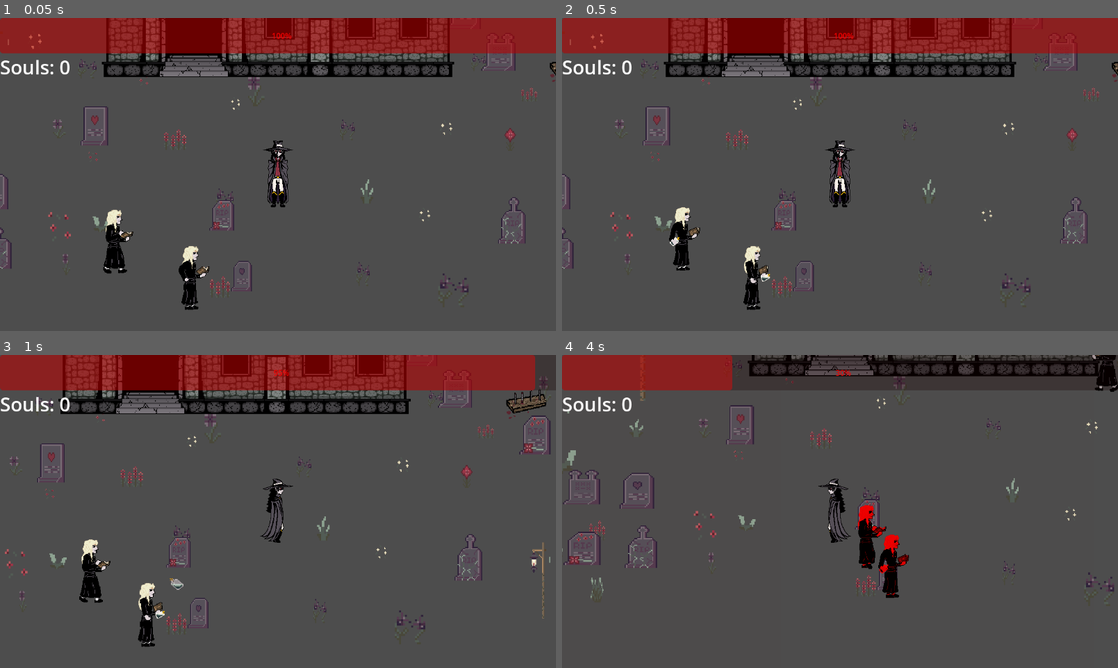
Above: before the commit, frames 1-4 (two rows, left to right).
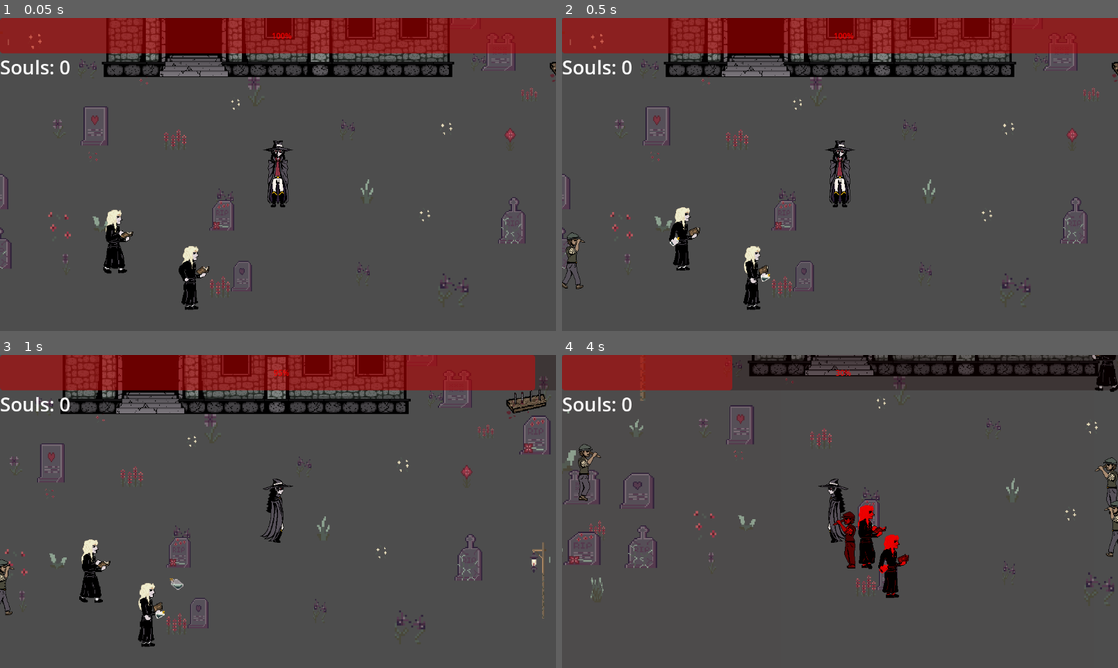
Above: after the commit, the same moments.

Repository: minakaragoz/Blood_Reign
Game: Godot game, scene res://Levels/church_level.tscn
Two runs of this game, one before a commit and one after it. Both use one fixed random seed, a clock stepped at 60 frames per second and the inputs below. This scene is started directly instead of the project's main scene. Sound files missing from this copy of the repository are replaced by a short silence.
Inputs (mouse positions are in pixels of both pictures, inside the frame that each line leads up to):
- Up to frame 1 (0.05 s): no input
- Up to frame 2 (0.5 s): no input
- Up to frame 3 (1 s): move the mouse to (400, 495) at 0.52 s; hold Right (ui_right) from 0.53 s (still down); tap Space (bite) at 0.6 s; click (400, 495) at 0.67 s; tap C (claw) at 0.8 s
- Up to frame 4 (4 s): move the mouse to (728, 527) at 1.27 s; release Right (ui_right) at 1.28 s; hold Down (ui_down) 1.28-2.03 s; tap C (claw) at 1.35, 3.05 s; tap Shift (dash) at 1.55, 2.1, 3.8 s; move the mouse to (895, 442) at 2.02 s; hold Right (ui_right) 2.03-2.78 s; tap Space (bite) at 2.3, 3.6 s; move the mouse to (812, 574) at 2.77 s; hold Up (ui_up) 2.78-3.53 s; tap X (bat_form) at 2.85 s; click (812, 574) at 2.92 s; move the mouse to (1006, 558) at 3.52 s; hold Left (ui_left) from 3.53 s (still down)

Frame 1 is identical in both runs. In frame 2, 0.2% of the frame differs, in the area x 0-5%, y 68-87%; in frame 3, 0.1%; in frame 4, 0.9%, in the area x 2-100%, y 28-69%.

Commit message:
added villagers to church level

Diff:
--- a/DeathScreen.tscn
+++ b/DeathScreen.tscn
@@ -39,5 +39,5 @@
 
 [node name="AudioStreamPlayer2D" type="AudioStreamPlayer2D" parent="."]
 stream = ExtResource("3_gircr")
-volume_db = 10.133
+volume_db = 24.0
 autoplay = true
--- a/Levels/church_level.tscn
+++ b/Levels/church_level.tscn
@@ -8,6 +8,7 @@
 [ext_resource type="PackedScene" uid="uid://dvrqrim3rhvb7" path="res://Traps/bearTrap.tscn" id="6_8onno"]
 [ext_resource type="PackedScene" uid="uid://6sdioymgr8o0" path="res://spikeTrap.tscn" id="7_ojf52"]
 [ext_resource type="AudioStream" uid="uid://b0jcrbp125r6i" path="res://sounds/Copy of old-church-bell.wav" id="8_nudri"]
+[ext_resource type="PackedScene" uid="uid://7plrfi08xwim" path="res://characters/villager.tscn" id="9_5wd53"]
 
 [sub_resource type="LabelSettings" id="LabelSettings_eicmj"]
 font_size = 40
@@ -124,3 +125,33 @@
 position = Vector2(-2, 0)
 stream = ExtResource("8_nudri")
 autoplay = true
+
+[node name="Villager" parent="." instance=ExtResource("9_5wd53")]
+position = Vector2(-1860, -790)
+
+[node name="Villager2" parent="." instance=ExtResource("9_5wd53")]
+position = Vector2(-1348, -662)
+
+[node name="Villager3" parent="." instance=ExtResource("9_5wd53")]
+position = Vector2(-2018, 633)
+
+[node name="Villager4" parent="." instance=ExtResource("9_5wd53")]
+position = Vector2(-1265, 1040)
+
+[node name="Villager5" parent="." instance=ExtResource("9_5wd53")]
+position = Vector2(1341, -820)
+
+[node name="Villager6" parent="." instance=ExtResource("9_5wd53")]
+position = Vector2(1386, -338)
+
+[node name="Villager7" parent="." instance=ExtResource("9_5wd53")]
+position = Vector2(1537, 204)
+
+[node name="Villager8" parent="." instance=ExtResource("9_5wd53")]
+position = Vector2(-670, -993)
+
+[node name="Villager9" parent="." instance=ExtResource("9_5wd53")]
+position = Vector2(1642, 769)
+
+[node name="Villager10" parent="." instance=ExtResource("9_5wd53")]
+position = Vector2(1785, -790)
--- a/characters/priest.gd
+++ b/characters/priest.gd
@@ -1,130 +1,157 @@
 extends CharacterBody2D
-
 
 @export var chase_speed: float = 240.0
 @export var attack_interval: float = 1.0
 @export var ally_attack_damage := 30
-signal enemy_died
 @export var speed := 130
 @export var attack_range := 700
 @export var attack_cooldown := 2.0
 @export var projectile_scene: PackedScene
 @export var health := 100
-var last_hit_type: String = "" #! added
+signal enemy_died
+var last_hit_type: String = ""
 
-const SOUL_SCENE = preload("res://Enemy fragments/soul_fragment.tscn") #! added
-const BLOOD_SCENE = preload("res://Enemy fragments/blood_packages.tscn") #! added
+const SOUL_SCENE = preload("res://Enemy fragments/soul_fragment.tscn")
+const BLOOD_SCENE = preload("res://Enemy fragments/blood_packages.tscn")
 
 var player
 var can_attack := true
-
 var bonded_to_player: bool = false
 var bonded_player: Node = null
 var target_enemy: Node = null
 var ally_attack_cooldown := 0.0
+var ally_target: Node = null
 
 func _ready():
-
 	add_to_group("enemies")
 	player = get_tree().get_first_node_in_group("player")
 	$AnimatedSprite2D.play("walk")
+	$AnimatedSprite2D.animation_finished.connect(_on_AnimatedSprite2D_animation_finished)
 
 func _physics_process(delta):
 	if bonded_to_player:
 		_process_as_ally(delta)
 		return
 
-
-
+	if not is_instance_valid(player):
+		return
 
 	var distance = global_position.distance_to(player.global_position)
-
-	# --- WALK ---
 	if distance > attack_range:
 		var dir = (player.global_position - global_position).normalized()
 		velocity = dir * speed
 		move_and_slide()
 		_update_facing()
-
 		if $AnimatedSprite2D.animation != "walk":
 			$AnimatedSprite2D.play("walk")
-
-	# --- ATTACK ---
 	else:
 		velocity = Vector2.ZERO
 		move_and_slide()
-
 		if can_attack:
 			_start_attack()
 
+func _process_as_ally(delta: float) -> void:
+	$AnimatedSprite2D.modulate = Color(0.6, 1.0, 0.6)
+	if not is_instance_valid(bonded_player):
+		return
+
+	# Find the closest enemy
+	var enemies = get_tree().get_nodes_in_group("enemies")
+	var closest_enemy: Node = null
+	var closest_dist := INF
+
+	for e in enemies:
+		if e == self or not e.is_inside_tree():
+			continue
+		var d = global_position.distance_to(e.global_position)
+		if d < closest_dist:
+			closest_enemy = e
+			closest_dist = d
+
+	ally_target = closest_enemy
+
+	if ally_target:
+		var distance = global_position.distance_to(ally_target.global_position)
+		if distance > attack_range:
+			var dir = (ally_target.global_position - global_position).normalized()
+			velocity = dir * chase_speed
+			move_and_slide()
+			_update_facing()
+			if $AnimatedSprite2D.animation != "walk":
+				$AnimatedSprite2D.play("walk")
+		else:
+			velocity = Vector2.ZERO
+			move_and_slide()
+			if ally_attack_cooldown <= 0 and $AnimatedSprite2D.animation != "throw":
+				$AnimatedSprite2D.play("throw")
+				ally_attack_cooldown = attack_interval
+	else:
+		# Follow player if no enemies
+		var follow_dir = bonded_player.global_position - global_position
+		if follow_dir.length() > 40:
+			velocity = follow_dir.normalized() * chase_speed
+		move_and_slide()
+
+	ally_attack_cooldown -= delta
+
 func _start_attack():
 	_update_facing()
-	if bonded_to_player:
-		return
-
 	can_attack = false
 	$AnimatedSprite2D.play("throw")
 
-# CALLED WHEN THROW ANIMATION ENDS
 func _on_AnimatedSprite2D_animation_finished():
-		if bonded_to_player:
-			return
-		print("Throw animation finished. Attempting to spawn projectile.")
-
-		_spawn_projectile()
-		await get_tree().create_timer(attack_cooldown).timeout
-		can_attack = true
-		$AnimatedSprite2D.play("walk")
-
-func _spawn_projectile():
-	if bonded_to_player:
+	if $AnimatedSprite2D.animation != "throw":
 		return
 
+	if bonded_to_player:
+		if not is_instance_valid(ally_target):
+			return
+		_spawn_projectile(true)
+	else:
+		_spawn_projectile(false)
+		await get_tree().create_timer(attack_cooldown).timeout
+
+	can_attack = true
+	$AnimatedSprite2D.play("walk")
+
+func _spawn_projectile(is_ally: bool):
 	if not projectile_scene:
-		push_warning("Projectile scene is not assigned!")
 		return
+	var projectile = projectile_scene.instantiate()
+	if not is_instance_valid(projectile):
+		return
+
+	var dir: Vector2
+	if is_ally:
+		if not is_instance_valid(ally_target):
+			return
+		dir = (ally_target.global_position - global_position).normalized()
+		projectile.damage = ally_attack_damage
 	else:
-		print("Projectile scene is correctly assigned.")  # Debug check
+		dir = (player.global_position - global_position).normalized()
 
-	var projectile = projectile_scene.instantiate()
-
-	if not is_instance_valid(projectile):
-		push_warning("Projectile instantiation failed!")  # Check if the instantiation is valid
-		return
-	else:
-		print("Projectile instantiated successfully.")  # Debug check
-
-	var dir = (player.global_position - global_position).normalized()
 	projectile.global_position = $ProjectileSpawn.global_position
 	projectile.direction = dir
-
-	# Add the projectile to the scene
 	get_parent().add_child(projectile)
-	print("Projectile added to the scene.")  # Debug check
 
 func _flash_damage():
-	# Change all sprites to red
 	$AnimatedSprite2D.modulate = Color(1, 0, 0)
-	# Wait a short time, then reset to white
 	await get_tree().create_timer(0.15).timeout
-	$AnimatedSprite2D.modulate = Color(1, 1, 1)
+	$AnimatedSprite2D.modulate = Color(0.6, 1.0, 0.6) if bonded_to_player else Color(1,1,1)
 
 func take_damage(amount: int, attack_type: String = ""):
 	health -= amount
-	print("Priest took ", amount, " damage from ", attack_type)
 	last_hit_type = attack_type
 	_flash_damage()
 	if health <= 0:
 		die()
 
-
 func die():
 	emit_signal("enemy_died")
-	_drop_loot() #! added
+	_drop_loot()
 	queue_free()
 
-
-func _drop_loot() -> void: #! added
+func _drop_loot() -> void:
 	if last_hit_type == "bite":
 		if SOUL_SCENE:
 			var soul = SOUL_SCENE.instantiate()
@@ -132,74 +159,23 @@
 			get_parent().add_child(soul)
 	elif last_hit_type == "claw":
 		if BLOOD_SCENE:
-			var offsets = [
-				Vector2(-24, -16),
-				Vector2(24, -8),
-				Vector2(0, 24)
-			]
+			var offsets = [Vector2(-24,-16), Vector2(24,-8), Vector2(0,24)]
 			for offset in offsets:
 				var blood = BLOOD_SCENE.instantiate()
-				blood.global_position = global_position + offset + Vector2(randf_range(-4, 4), randf_range(-4, 4))
+				blood.global_position = global_position + offset + Vector2(randf_range(-4,4), randf_range(-4,4))
 				get_parent().add_child(blood)
-
-
-func _process_as_ally(delta: float) -> void:
-	velocity = Vector2.ZERO
-
-
-	if not is_instance_valid(bonded_player):
-		return
-
-	var ally_chase_speed = chase_speed * 1.3
-	var attack_damage = 50
-
-	var enemies = get_tree().get_nodes_in_group("enemies")
-	var closest_enemy: Node = null
-	var closest_dist := 9999.0
-
-	for e in enemies:
-		if e == self or not e.is_inside_tree():
-			continue
-		var d = global_position.distance_to(e.global_position)
-		if d < closest_dist and d < 200:
-			closest_enemy = e
-			closest_dist = d
-
-	if closest_enemy:
-
-		var chase_dir = (closest_enemy.global_position - global_position).normalized()
-		velocity = chase_dir * ally_chase_speed
-
-		ally_attack_cooldown -= delta
-		if closest_dist <= 24 and ally_attack_cooldown <= 0:
-			if closest_enemy.has_method("take_damage"):
-				print("Ally priest attacking enemy:", closest_enemy.name)
-				closest_enemy.take_damage(attack_damage)
-				ally_attack_cooldown = attack_interval
-	else:
-		var follow_dir = bonded_player.global_position - global_position
-
-		if follow_dir.length() > 40:
-			velocity = follow_dir.normalized() * ally_chase_speed
-
-	move_and_slide()
-
 
 func convert_to_ally(player_node: Node) -> void:
 	if bonded_to_player:
 		return
-
 	bonded_to_player = true
 	bonded_player = player_node
-
 	remove_from_group("enemies")
 	add_to_group("allies")
-	can_attack = false # stop priest attack mode
-
-	print("Priest converted to ally")
+	can_attack = false
 
 func _update_facing():
 	if velocity.x > 5:
-		$AnimatedSprite2D.flip_h = false  # facing right
+		$AnimatedSprite2D.flip_h = false
 	elif velocity.x < -5:
-		$AnimatedSprite2D.flip_h = true   # facing l
+		$AnimatedSprite2D.flip_h = true
--- a/global_data.gd
+++ b/global_data.gd
@@ -7,7 +7,7 @@
 # skills reset on death
 var purchased_skills = {
 	"blood_frenzy": false, # base skill blood frenzy
-	"blood_bond": false,   # base skill blood bond
+	"blood_bond": true,   # base skill blood bond
 	"bat_form": false,     # base skill bat form
 
 	"blood_frenzy_better_claw": false, #faster claw attack by 10%, more blood lose by 4%
--- a/holy_water.gd
+++ b/holy_water.gd
@@ -1,5 +1,5 @@
 extends Area2D
-
+var source_group: String = ""
 @export var speed := 450
 @export var damage := 25
 var direction := Vector2.ZERO
Not shown: 1 places in Levels/church_level.tscn that only renumber resources
